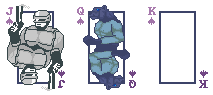
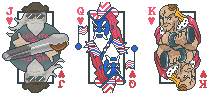
The second 213x95 image is a revision of the first. Changes to its layers:
showed group "The Americans" (3 layers) over 2, 2, 207, 93
added layer "jackofhearts_plunch" in group "The Americans" over 2, 2, 69, 93
hid group "The Powerful" (2 layers) over 7, 4, 130, 91
hid "Dark Purple Rectangle" over 17, 11, 196, 84
hid "s_collab_CYP" over 6, 5, 208, 90
showed "Layer 1" over 6, 4, 207, 91
